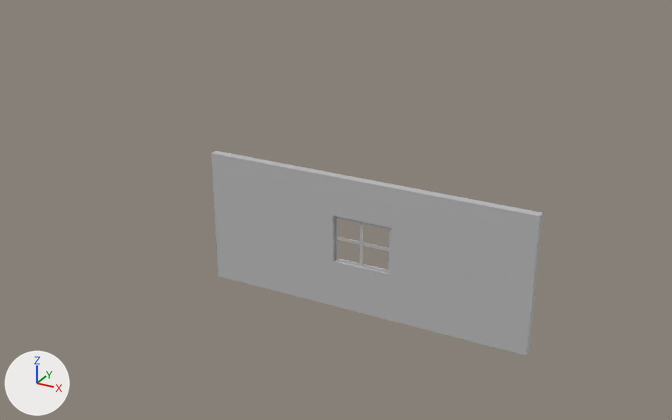
The FBX model Assets/Art/FBX/Right_Wall.fbx: old version first, new version second.
The view is the same before and after, from a camera (50 mm lens) standing at (10.23, -19.41, 14.35) and looking at (0.0, -0.81, 5.05). Arrows for +X, +Y and +Z are at lower left; the lights stay in place. Where no turn or scale is listed for an object, it has been applied to the vertices.
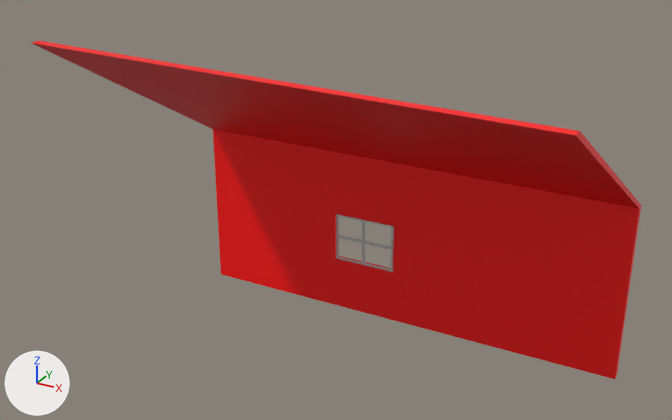
The change, as a diff of the scene's bpy script:
```diff
--- a/Assets/Art/FBX/Right_Wall.fbx.py
+++ b/Assets/Art/FBX/Right_Wall.fbx.py
@@ mat_lambert6 @@
+mat_lambert6 = principled_material('lambert6')
+mat_lambert6.base_color = (1.0, 0.0, 0.0)  # red #ff0000
@@ me_mesh_006 @@
 # used by ob_wallright; location = (-0.95, 2.58, 2.33)
-me_mesh_006.from_pydata(...)  # 16 vertices, 32 faces; spans x -5.15..5.15, y -0.25..0.25, z -2.13..2.13
+me_mesh_006.from_pydata(...)  # 20 vertices, 40 faces; spans x -5.15..7.58, y -7.28..0.17, z -2.16..6.94
+# me_mesh_006 part 1
+# 6 faces are deleted
+# 6 vertices move from x -5.15..5.15, y -0.25..0.25, z -2.13..2.13 to x -5.15..7.58, y -0.25..0.17, z -2.16..2.86
+# 4 vertices are added at (-5.15, -6.99, 6.94), (7.57, -7.28, 6.91), (7.58, -7.02, 6.91), (-5.14, -6.74, 6.94)
+# 14 new faces join them
+# me_mesh_006 part 2: 12 faces spanning x -5.15..7.58, y -0.25..0.17, z -2.16..2.86 switch from mat_lambert1 (grey #bcbcbc) to mat_lambert6 (red #ff0000)
+# me_mesh_006 part 3: 14 faces spanning x -5.14..7.58, y -0.25..0.15, z -2.16..2.86 switch from mat_lambert3 (grey #bcbcbc) to mat_lambert6 (red #ff0000)
@@ ob_pcube17 @@
 ob_pcube17.parent = ob_windowpane1
-ob_pcube17.location = (-32.29, -79.61, -3.188)
+ob_pcube17.location = (3.619, -72.41, 9.112)
@@ ob_pcube15 @@
 ob_pcube15.parent = ob_windowpane1
-ob_pcube15.location = (-32.29, -6.34, -3.188)
+ob_pcube15.location = (3.619, 0.859, 9.112)
@@ ob_pcube16 @@
 ob_pcube16.parent = ob_windowpane1
-ob_pcube16.location = (-32.29, 65.24, -3.188)
+ob_pcube16.location = (3.619, 72.44, 9.112)
@@ ob_pcube14 @@
 ob_pcube14.parent = ob_windowpane1
-ob_pcube14.location = (-35.19, -6.34, -2.856)
+ob_pcube14.location = (0.717, 0.859, 9.443)
@@ ob_pcube19 @@
 ob_pcube19.parent = ob_windowpane1
-ob_pcube19.location = (57.92, -6.399, -4.075)
+ob_pcube19.location = (93.83, 0.8, 8.224)
@@ ob_wallright @@
 ob_wallright = bpy.data.objects.new('WallRight', me_mesh_006)
-ob_wallright.location = (-0.95, 2.58, 2.33)
+ob_wallright.location = (-0.95, 2.73, 2.33)
```

What differs and where, as boxes [x1, y1, x2, y2] in the pictures (672 x 420 px):
'WallRight', reshaped, moved (83% wider, 65% taller)
    before: [211, 151, 543, 356]
    after: [32, 41, 641, 379]
'pCube15', moved
    before: [335, 236, 390, 252]
    after: [337, 235, 392, 250]
'pCube17', moved
    before: [335, 258, 390, 274]
    after: [336, 257, 393, 272]
'pCube14', moved
    before: [360, 221, 363, 266]
    after: [362, 220, 365, 265]
'pCube19', moved
    before: [388, 228, 392, 272]
    after: [390, 226, 394, 270]
'pCube16', moved
    before: [335, 216, 391, 229]
    after: [337, 214, 393, 227]
part 1 of me_mesh_006, built on
    before: [213, 151, 542, 356]
    after: [32, 41, 641, 379]
part 2 of me_mesh_006, recoloured
    before: [527, 213, 543, 354]
    after: [615, 207, 641, 379]
part 3 of me_mesh_006, recoloured
    before: [211, 153, 537, 355]
    after: [213, 129, 638, 379]
